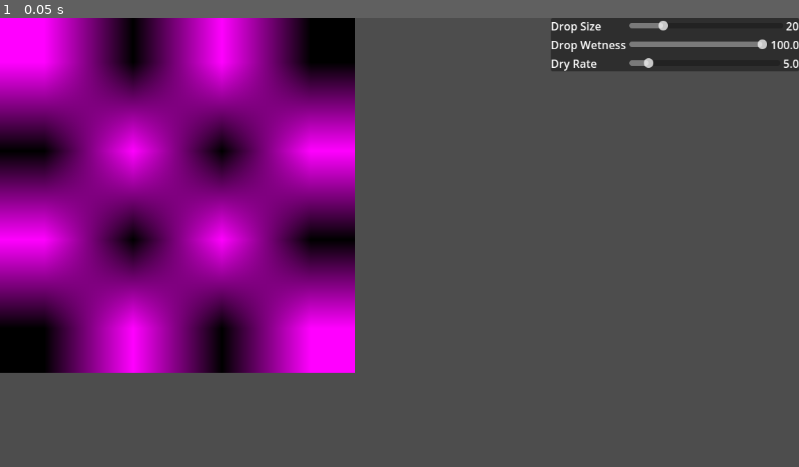
Above: before the commit, frame 1.
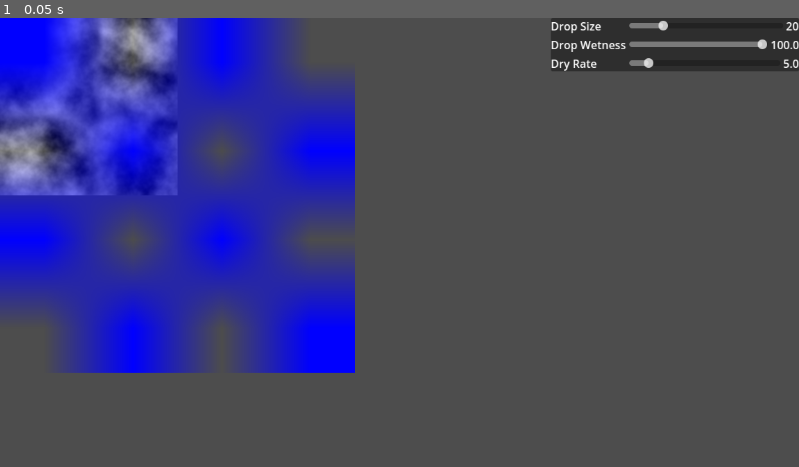
Above: after the commit, the same moment.

Repository: nerochiaro/watercolor-sim
Game: Godot game, scene res://main.tscn
Two runs of this game, one before a commit and one after it. Both use one fixed random seed, a clock stepped at 60 frames per second and the inputs below.
Inputs:
- Up to frame 1 (0.05 s): no input

The runs differ from the first frame. In frame 1, 35% of the frame differs, in the area x 0-45%, y 0-80%.
Error in both runs: Cannot call method 'shader_create_from_spirv' on a null value. (res://compute_sprite/compute_sprite.gd:71)

Commit message:
WIP pigment diffusion

Diff:
--- a/compute_sprite/compute_sprite.gd
+++ b/compute_sprite/compute_sprite.gd
@@ -125,7 +125,6 @@
 			rd.compute_list_set_push_constant(compute_list, push_constant.to_byte_array(), push_constant.size() * 4)
 
 		rd.compute_list_dispatch(compute_list, x_groups, y_groups, 1)
-		rd.barrier(compute_list)
 
 	rd.compute_list_end()
 
--- a/compute_sprite/render.gdshader
+++ b/compute_sprite/render.gdshader
@@ -8,7 +8,12 @@
 }
 
 void fragment() {
-	COLOR = texture(effect_texture, UV);
+	vec4 s = texture(effect_texture, UV);
+	vec4 w = vec4(0.0, 0.0, 1.0, s.x);
+	vec4 p = vec4(1.0, 0.0, 0.0, s.y);
+	vec3 b = (p.rgb * p.a) + (w.rgb * (1.0 - p.a));
+	float a = p.a + w.a * (1.0 - p.a);
+	COLOR = vec4(b.rgb, a);
 }
 
 //void light() {
--- a/main.gd
+++ b/main.gd
@@ -46,9 +46,14 @@
 # They are ping pong buffers: one is read from and the other written to, then at each frame they are swapped
 var _sim_buffer_front: RID
 var _sim_buffer_back: RID
+var _sim_pigment_front: RID
+var _sim_pigment_back: RID
+var _front_first = true
+
 var _debug: RID
-var _print_cells = false
-var _front_first = true
+var _print_iterations = 6
+var _print_cells = true
+
 var _click_pos := Vector2i.ZERO
 var _click_button := MOUSE_BUTTON_NONE
 var _iteration := 0
@@ -80,24 +85,26 @@
 	%UI.dry_rate_changed.connect(func (value: float): _dry_rate = value)
 
 func on_frame_post_draw():
-	if _iteration < 4:
+	if _iteration < _print_iterations:
 		if _print_cells:
 			var rd = RenderingServer.get_rendering_device()
 			var data = rd.buffer_get_data(_sim_buffer_front)
 			var idata = data.to_int32_array()
-			prints("================", _iteration)
-			for y in height:
-				var row := idata.slice(y * width, y * width + width)
+			prints("================", _iteration, data.size())
+			for y in min(height, 5):
+				var w = min(width, 5)
+				var row := idata.slice(y * w, y * w + w)
 				print(Array(row).map(func (i): return "%s%1.2f" % [" " if i >= 0 else "", Int.tof(i)]))
 				#print(Array(row).map(func (i): return "%s%10d" % [" " if i >= 0 else "", i]))
 
 			var ddata = rd.buffer_get_data(_debug)
 			var didata = ddata.to_int32_array()
 			prints(" ")
-			for y in height:
-				var row := didata.slice(y * width, y * width + width)
-				print(Array(row).map(func (i): return "%s%1.2f" % [" " if i >= 0 else "", Int.tof(i)]))
-				#print(Array(row).map(func (i): return "%s%10d" % [" " if i >= 0 else "", i]))
+			for y in min(height, 5):
+				var w = min(width, 5)
+				var row := didata.slice(y * w, y * w + w)
+				#print(Array(row).map(func (i): return "%s%1.2f" % [" " if i >= 0 else "", Int.tof(i)]))
+				print(Array(row).map(func (i): return "%s%10d" % [" " if i >= 0 else "", i]))
 	_iteration += 1
 
 func _init_sim():
@@ -107,6 +114,22 @@
 	var input_bytes := input.to_byte_array()
 	_sim_buffer_front = rd.storage_buffer_create(input_bytes.size(), input_bytes)
 	_sim_buffer_back = rd.storage_buffer_create(input_bytes.size(), input_bytes)
+
+	var empty: Array[Vector4i] = []
+	empty.resize(width * height)
+	empty.fill(Vector4i.ZERO)
+
+	var empty_bytes = PackedByteArray()
+	empty_bytes.resize(16 * empty.size())
+	for j in empty.size():
+		var i = empty[j]
+		empty_bytes.encode_s32(j * 16 + 0, i.x)
+		empty_bytes.encode_s32(j * 16 + 4, i.y)
+		empty_bytes.encode_s32(j * 16 + 8, i.z)
+		empty_bytes.encode_s32(j * 16 + 12, i.w)
+
+	_sim_pigment_front = rd.storage_buffer_create(empty_bytes.size(), empty_bytes)
+	_sim_pigment_back = rd.storage_buffer_create(empty_bytes.size(), empty_bytes)
 
 	var debug_data = PackedInt32Array([])
 	debug_data.resize(width * height)
@@ -133,14 +156,28 @@
 	uniform_back.binding = 1
 	uniform_back.add_id(_sim_buffer_back if _front_first else _sim_buffer_front)
 
+	var uniform_pigment_front := RDUniform.new()
+	uniform_pigment_front.uniform_type = RenderingDevice.UNIFORM_TYPE_STORAGE_BUFFER
+	uniform_pigment_front.binding = 2
+	uniform_pigment_front.add_id(_sim_pigment_front if _front_first else _sim_pigment_back)
+
+	var uniform_pigment_back := RDUniform.new()
+	uniform_pigment_back.uniform_type = RenderingDevice.UNIFORM_TYPE_STORAGE_BUFFER
+	uniform_pigment_back.binding = 3
+	uniform_pigment_back.add_id(_sim_pigment_back if _front_first else _sim_pigment_front)
+
 	_front_first = not _front_first
 
 	var uniform_debug := RDUniform.new()
 	uniform_debug.uniform_type = RenderingDevice.UNIFORM_TYPE_STORAGE_BUFFER
-	uniform_debug.binding = 2
+	uniform_debug.binding = 4
 	uniform_debug.add_id(_debug)
 
-	var uniform_set = rd.uniform_set_create([uniform_front, uniform_back, uniform_debug], shader, index)
+	var uniform_set = rd.uniform_set_create([
+			uniform_front, uniform_back,
+			uniform_pigment_front, uniform_pigment_back,
+			uniform_debug
+		], shader, index)
 	return uniform_set
 
 func _create_push_constant() -> PackedFloat32Array:
--- a/main.tscn
+++ b/main.tscn
@@ -1,12 +1,30 @@
-[gd_scene load_steps=5 format=3 uid="uid://djn14djxpwuqj"]
+[gd_scene load_steps=8 format=3 uid="uid://djn14djxpwuqj"]
 
 [ext_resource type="Script" uid="uid://cjacjnvuawbyw" path="res://main.gd" id="1_0xm2m"]
 [ext_resource type="PackedScene" uid="uid://bot7do84e1cn7" path="res://compute_sprite/compute_sprite.tscn" id="2_h2yge"]
 [ext_resource type="RDShaderFile" uid="uid://by0qjy6qxh4mt" path="res://compute.glsl" id="3_h2yge"]
 [ext_resource type="PackedScene" uid="uid://cd8jyx4av2iek" path="res://ui/ui.tscn" id="4_1bvp3"]
 
+[sub_resource type="Gradient" id="Gradient_1bvp3"]
+
+[sub_resource type="FastNoiseLite" id="FastNoiseLite_lquwl"]
+
+[sub_resource type="NoiseTexture2D" id="NoiseTexture2D_7mycd"]
+width = 256
+height = 256
+generate_mipmaps = false
+noise = SubResource("FastNoiseLite_lquwl")
+color_ramp = SubResource("Gradient_1bvp3")
+seamless = true
+seamless_blend_skirt = 0.114
+
 [node name="Main" type="Node2D"]
 script = ExtResource("1_0xm2m")
+
+[node name="Background" type="Sprite2D" parent="."]
+unique_name_in_owner = true
+texture = SubResource("NoiseTexture2D_7mycd")
+centered = false
 
 [node name="Sim" parent="." instance=ExtResource("2_h2yge")]
 unique_name_in_owner = true
Not shown, changed: compute.glsl
